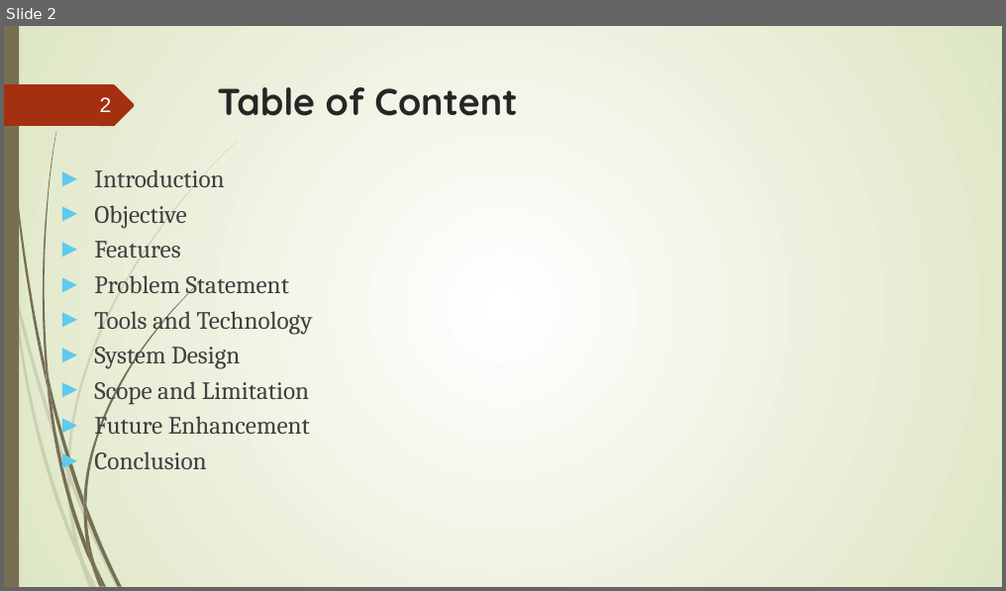
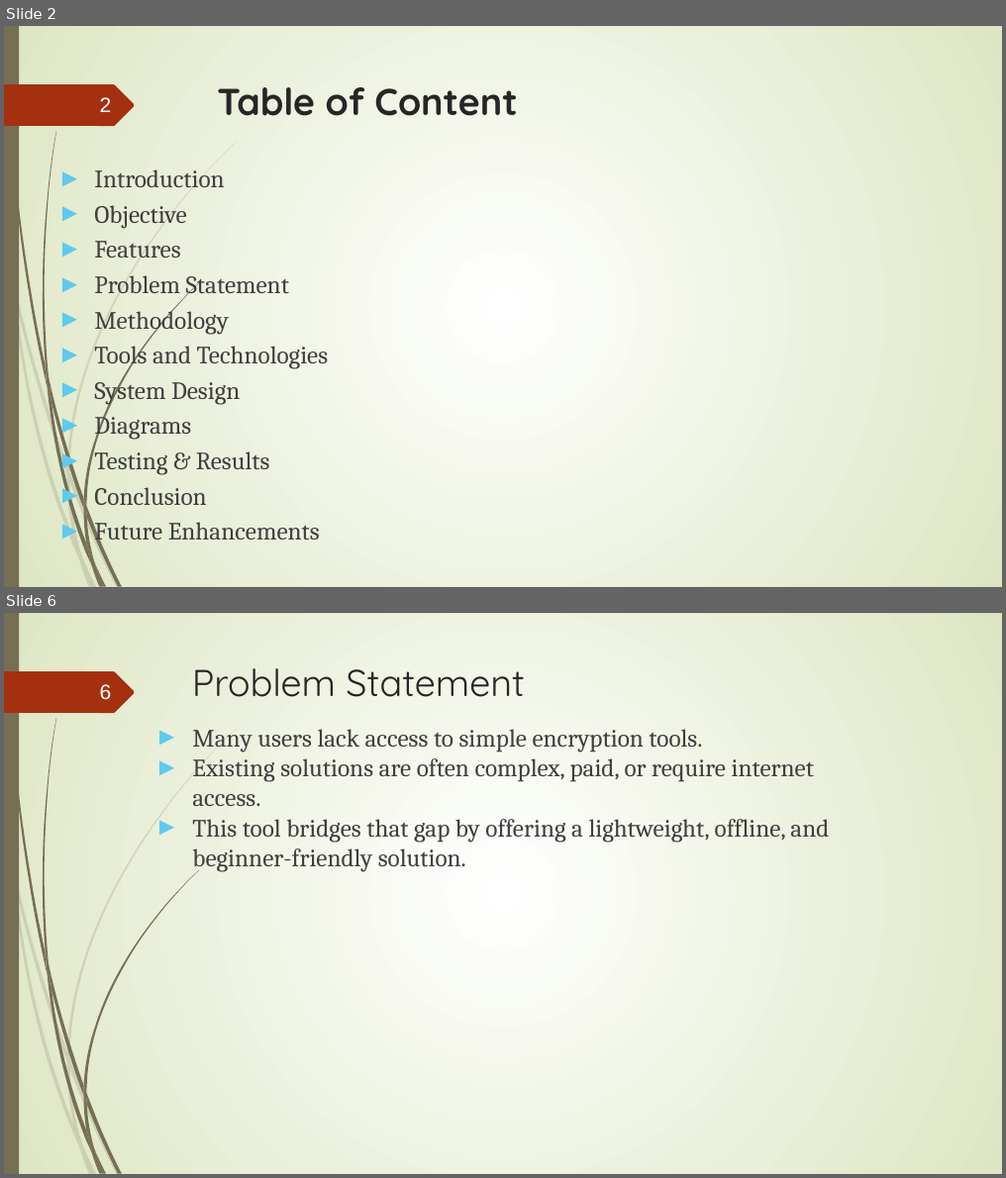
Before and after one commit to salimshre/Encryptor, a slide deck: Documentation/final -File Encryptor In C++.pptx. Shown one above the other, each under a label of ours: slide 2 before the commit, slides 2 and 6 after it; the slides between them are not shown. The pictures are 1006x591 and 1006x1178 pixels, drawn with LibreOffice and Linux fonts; fonts in the diff are those of the drawing. Boxes give left, top, right and bottom in pixels: in the first picture for what was removed or moved away, otherwise in the second. Text is boxed around its words. In the diff, an @@ line names an element or a change of style, - is before the commit and + after.

```diff
--- a/Documentation/final -File Encryptor In C++.pptx
+++ b/Documentation/final -File Encryptor In C++.pptx
@@ slide 6 added at [4, 613, 1002, 1174], background gradient #FFFFFF to #DDE6C3; not listed: 24 template elements that a slide beside it also shows @@
@@ title added at [192, 668, 525, 697], 36 pt, text #262626 @@
+Problem Statement
@@ page number added at [100, 684, 112, 700], 20 pt, text #FEFFFF @@
+6
@@ text added at [192, 729, 829, 872], 24 pt, text #3F3F3F @@
+► Many users lack access to simple encryption tools.
+► Existing solutions are often complex, paid, or require internet access.
+► This tool bridges that gap by offering a lightweight, offline, and beginner-friendly solution.
@@ slide 2 changed as well @@
@@ text at [94, 306, 329, 370]: text changed @@
-► Tools and Technology
+► Methodology
+► Tools and Technologies
@@ text at [94, 411, 270, 475]: text changed @@
-► Scope and Limitation
-► Future Enhancement
+► Diagrams
+► Testing & Results
@@ text at [94, 522, 320, 546]: paragraph added @@
+► Future Enhancements
```
Also in this commit, not shown: 1 other slide changed, 11 other slides added, 11 slides removed, 2 other files.
